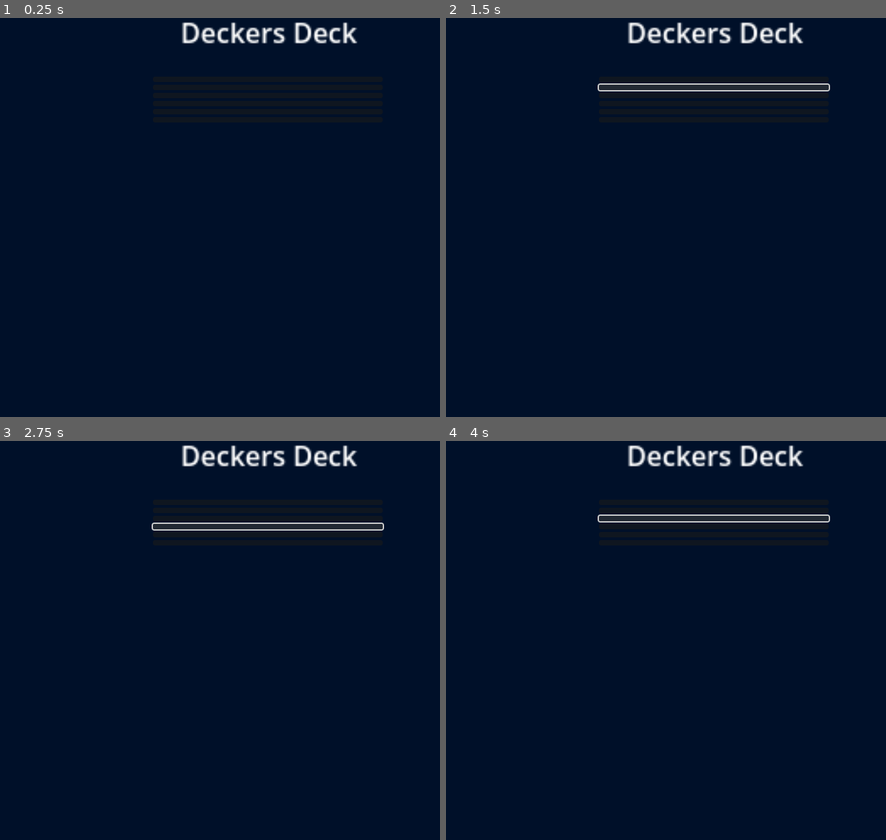
Above: before the commit, frames 1-4 (two rows, left to right).
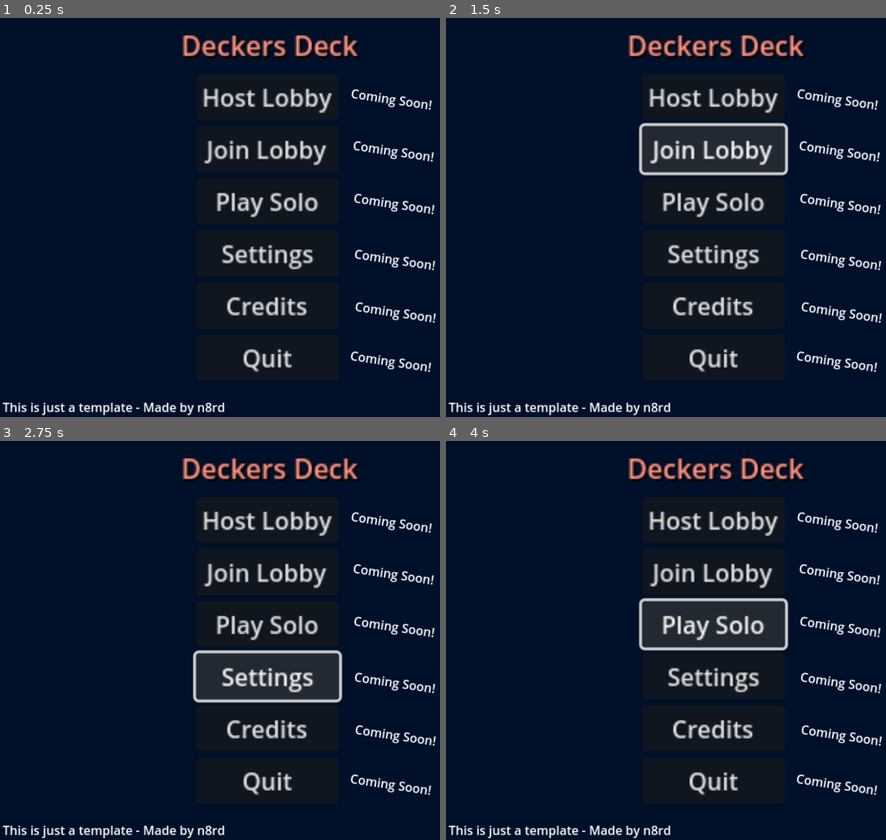
Above: after the commit, the same moments.

Repository: n8rdcontent/deckersdeck
Game: Godot game, scene res://scenes/MainMenu.tscn
Two runs of this game, one before a commit and one after it. Both use one fixed random seed, a clock stepped at 60 frames per second and the inputs below.
Inputs (mouse positions are in pixels of both pictures, inside the frame that each line leads up to; where the layout moved, square brackets give the same spot in the first picture):
- Up to frame 1 (0.25 s): no input
- Up to frame 2 (1.5 s): click (714, 97) [714, 77] at 0.5 s; click (714, 149) [714, 85] at 1.25 s
- Up to frame 3 (2.75 s): click (268, 676) [268, 524] at 2 s
- Up to frame 4 (4 s): click (714, 728) [714, 532] at 2.75 s; click (714, 624) [714, 516] at 3.5 s

The runs differ from the first frame. In frame 1, 8.4% of the frame differs, in the area x 0-100%, y 1-100%; in frame 2, 13%; in frame 3, 13%; in frame 4, 13%.

Commit message:
Changed main menu

Diff:
--- a/scenes/MainMenu.tscn
+++ b/scenes/MainMenu.tscn
@@ -14,37 +14,145 @@
 anchors_preset = 5
 anchor_left = 0.5
 anchor_right = 0.5
-offset_left = 347.5
-offset_right = 452.5
-offset_bottom = 23.0
+offset_left = 348.0
+offset_top = 19.0
+offset_right = 453.0
+offset_bottom = 42.0
 grow_horizontal = 2
 scale = Vector2(2.515, 2.515)
 pivot_offset = Vector2(52.405, 0)
+theme_override_colors/font_color = Color(1, 0.578368, 0.516824, 1)
+theme_override_colors/font_shadow_color = Color(0, 0, 0, 1)
+theme_override_colors/font_outline_color = Color(0, 0, 0, 1)
 text = "Deckers Deck"
 
+[node name="Label2" type="Label" parent="."]
+anchors_preset = 5
+anchor_left = 0.5
+anchor_right = 0.5
+offset_left = 11.625
+offset_top = 572.14
+offset_right = 300.625
+offset_bottom = 595.14
+grow_horizontal = 2
+scale = Vector2(1.145, 1.145)
+pivot_offset = Vector2(52.405, 0)
+text = "This is just a template - Made by n8rd"
+
+[node name="Label3" type="Label" parent="."]
+anchors_preset = 5
+anchor_left = 0.5
+anchor_right = 0.5
+offset_left = 530.0
+offset_top = 115.0
+offset_right = 640.0
+offset_bottom = 138.0
+grow_horizontal = 2
+rotation = 0.148353
+scale = Vector2(1.145, 1.145)
+pivot_offset = Vector2(52.405, 0)
+text = "Coming Soon!"
+
+[node name="Label4" type="Label" parent="."]
+anchors_preset = 5
+anchor_left = 0.5
+anchor_right = 0.5
+offset_left = 533.0
+offset_top = 192.0
+offset_right = 643.0
+offset_bottom = 215.0
+grow_horizontal = 2
+rotation = 0.148353
+scale = Vector2(1.145, 1.145)
+pivot_offset = Vector2(52.405, 0)
+text = "Coming Soon!"
+
+[node name="Label5" type="Label" parent="."]
+anchors_preset = 5
+anchor_left = 0.5
+anchor_right = 0.5
+offset_left = 534.0
+offset_top = 270.0
+offset_right = 644.0
+offset_bottom = 293.0
+grow_horizontal = 2
+rotation = 0.148353
+scale = Vector2(1.145, 1.145)
+pivot_offset = Vector2(52.405, 0)
+text = "Coming Soon!"
+
+[node name="Label6" type="Label" parent="."]
+anchors_preset = 5
+anchor_left = 0.5
+anchor_right = 0.5
+offset_left = 535.0
+offset_top = 353.0
+offset_right = 645.0
+offset_bottom = 376.0
+grow_horizontal = 2
+rotation = 0.148353
+scale = Vector2(1.145, 1.145)
+pivot_offset = Vector2(52.405, 0)
+text = "Coming Soon!"
+
+[node name="Label7" type="Label" parent="."]
+anchors_preset = 5
+anchor_left = 0.5
+anchor_right = 0.5
+offset_left = 536.0
+offset_top = 431.0
+offset_right = 646.0
+offset_bottom = 454.0
+grow_horizontal = 2
+rotation = 0.148353
+scale = Vector2(1.145, 1.145)
+pivot_offset = Vector2(52.405, 0)
+text = "Coming Soon!"
+
+[node name="Label8" type="Label" parent="."]
+anchors_preset = 5
+anchor_left = 0.5
+anchor_right = 0.5
+offset_left = 529.0
+offset_top = 504.0
+offset_right = 639.0
+offset_bottom = 527.0
+grow_horizontal = 2
+rotation = 0.148353
+scale = Vector2(1.145, 1.145)
+pivot_offset = Vector2(52.405, 0)
+text = "Coming Soon!"
+
 [node name="VBoxContainer" type="VBoxContainer" parent="."]
-offset_left = 227.0
-offset_top = 95.0
-offset_right = 568.0
-offset_bottom = 461.0
+offset_left = 290.545
+offset_top = 90.65
+offset_right = 386.545
+offset_bottom = 296.65
+scale = Vector2(2.21, 2.21)
 
 [node name="HostLobbyButton" type="Button" parent="VBoxContainer"]
 layout_mode = 2
+text = "Host Lobby"
 
 [node name="JoinLobbyButton" type="Button" parent="VBoxContainer"]
 layout_mode = 2
+text = "Join Lobby"
 
 [node name="PlaySoloButton" type="Button" parent="VBoxContainer"]
 layout_mode = 2
+text = "Play Solo"
 
 [node name="SettingsButton" type="Button" parent="VBoxContainer"]
 layout_mode = 2
+text = "Settings"
 
 [node name="Credits" type="Button" parent="VBoxContainer"]
 layout_mode = 2
+text = "Credits"
 
 [node name="QuitButton" type="Button" parent="VBoxContainer"]
 layout_mode = 2
+text = "Quit"
 
 [connection signal="pressed" from="VBoxContainer/HostLobbyButton" to="." method="_on_host_lobby_button_pressed"]
 [connection signal="pressed" from="VBoxContainer/JoinLobbyButton" to="." method="_on_join_lobby_button_pressed"]
Not shown, added: export_presets.cfg
